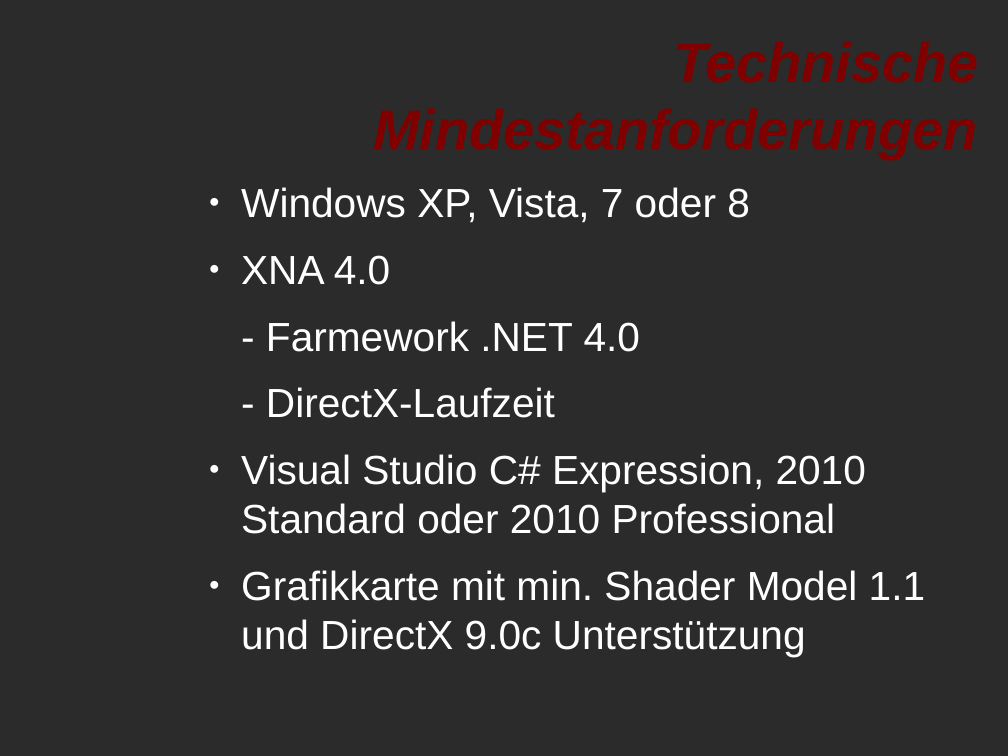
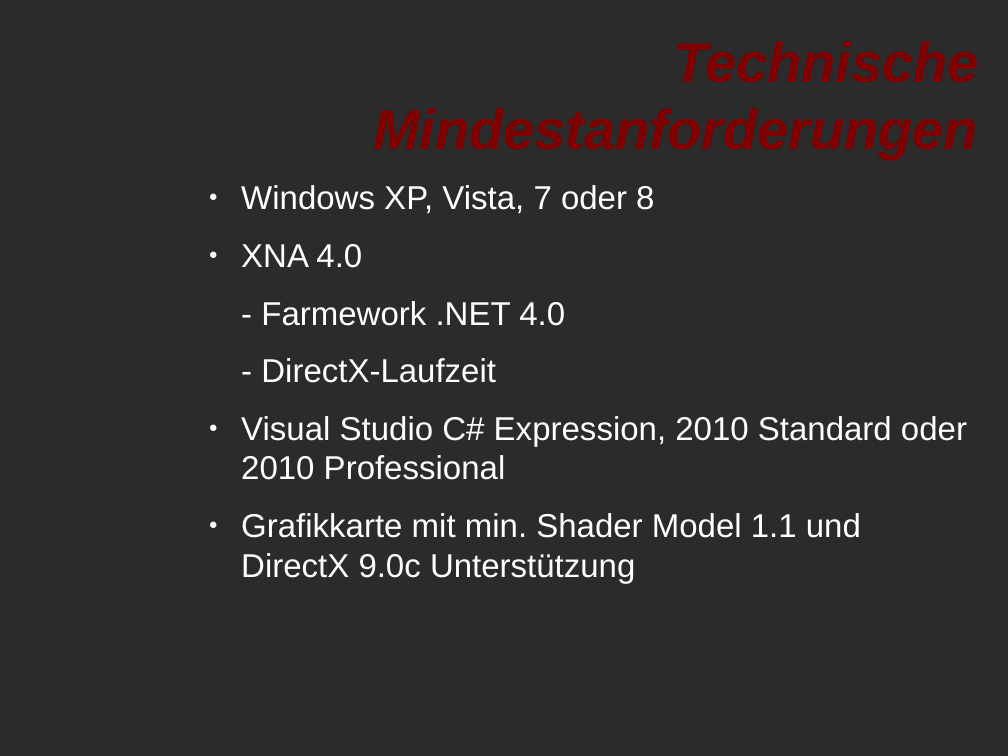
Before and after one commit to oOWenderOo/3DGameProject, a slide deck: slide 2 of TechnicalDesignDocument/Präsentation - TDD.odp. Drawn at 1008x756 pixels with LibreOffice and Linux fonts; fonts in the diff are those of the drawing; background and template pictures are left out; a plain dark background stands for a picture behind light text. Boxes give left, top, right and bottom in pixels: in the first picture for what was removed or moved away, otherwise in the second. Text is boxed around its words. In the diff, an @@ line names an element or a change of style, - is before the commit and + after.

```diff
--- a/TechnicalDesignDocument/Präsentation - TDD.odp
+++ b/TechnicalDesignDocument/Präsentation - TDD.odp
@@ text "Windows XP, Vista, 7 oder ..." at (241,185,967,583): size 32 to 26 pt @@
```
Also in this commit, not shown: 1 other slide changed, 4 slides added, 2 slides removed.
